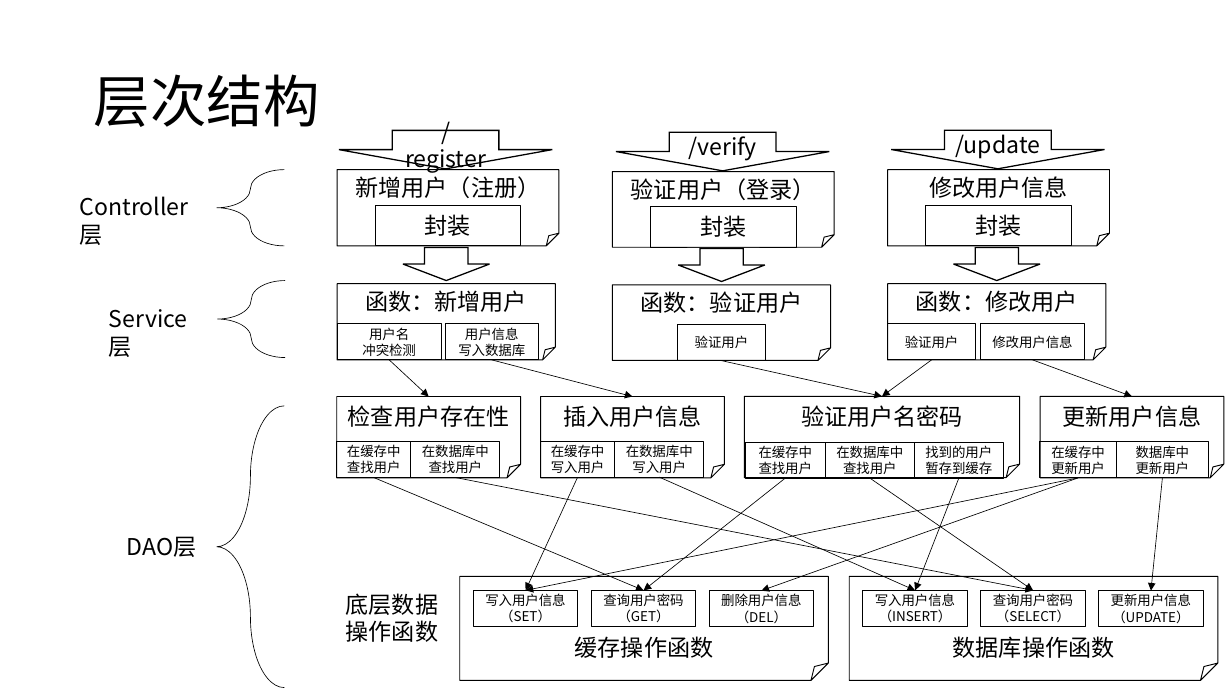
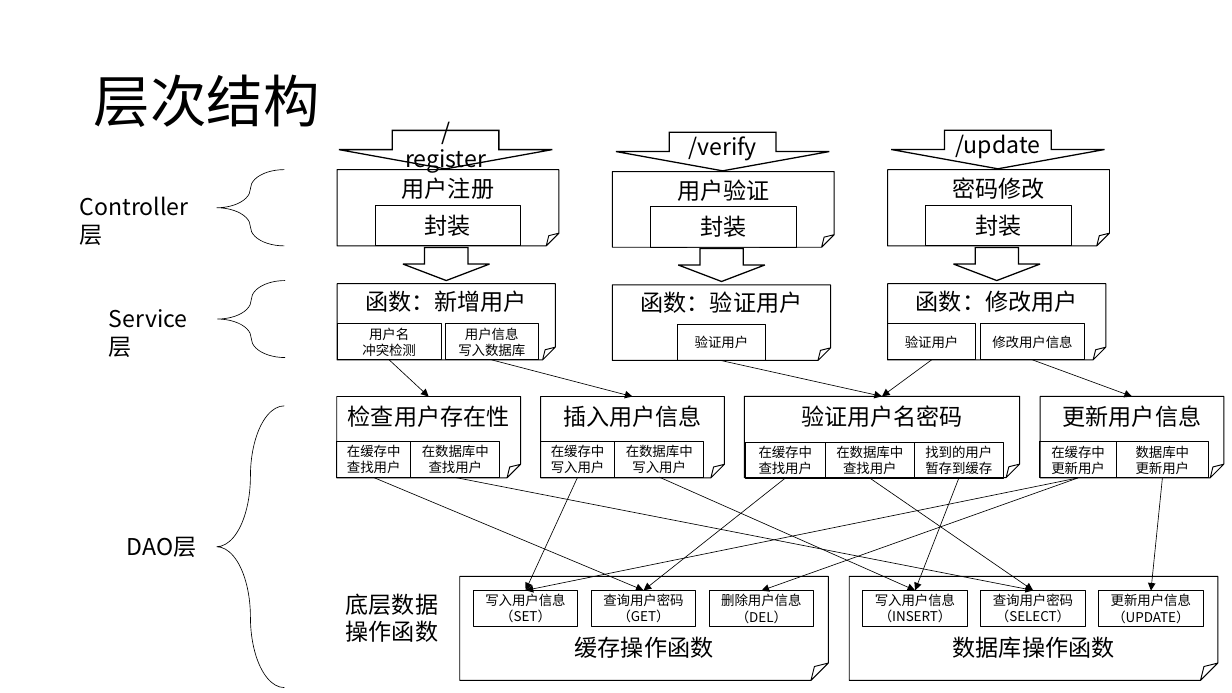
Before and after one commit to WuXiSTC/UserAuth, a slide deck: slide 14 of 设计图.pptx. Drawn at 1232x693 pixels with LibreOffice and Linux fonts; fonts in the diff are those of the drawing. Boxes give left, top, right and bottom in pixels: in the first picture for what was removed or moved away, otherwise in the second. Text is boxed around its words. In the diff, an @@ line names an element or a change of style, - is before the commit and + after.

Commit message:
设计图更新

```diff
--- a/设计图.pptx
+++ b/设计图.pptx
@@ text in folded corner at (402, 177, 494, 199): text changed @@
-新增用户（注册）
+用户注册
@@ text in folded corner at (677, 179, 769, 201): text changed @@
-验证用户（登录）
+用户验证
@@ vertical alignment middle to top in 3 elements at (337, 170, 559, 246), (613, 172, 835, 248), (888, 170, 1110, 246) @@
@@ text in folded corner at (952, 177, 1044, 199): text changed @@
-修改用户信息
+密码修改
```
